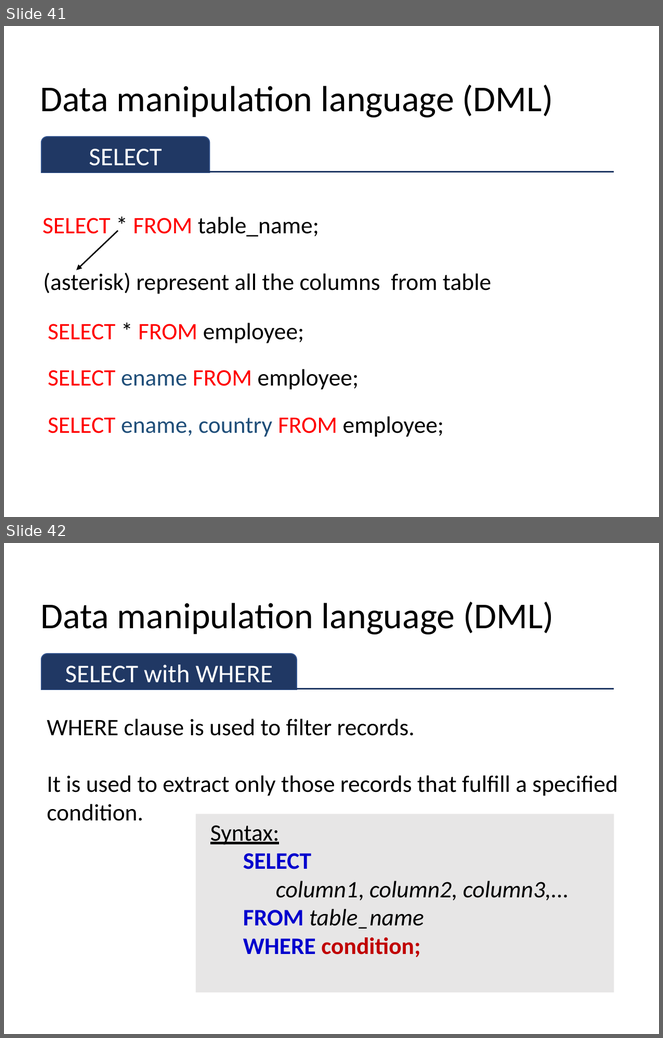
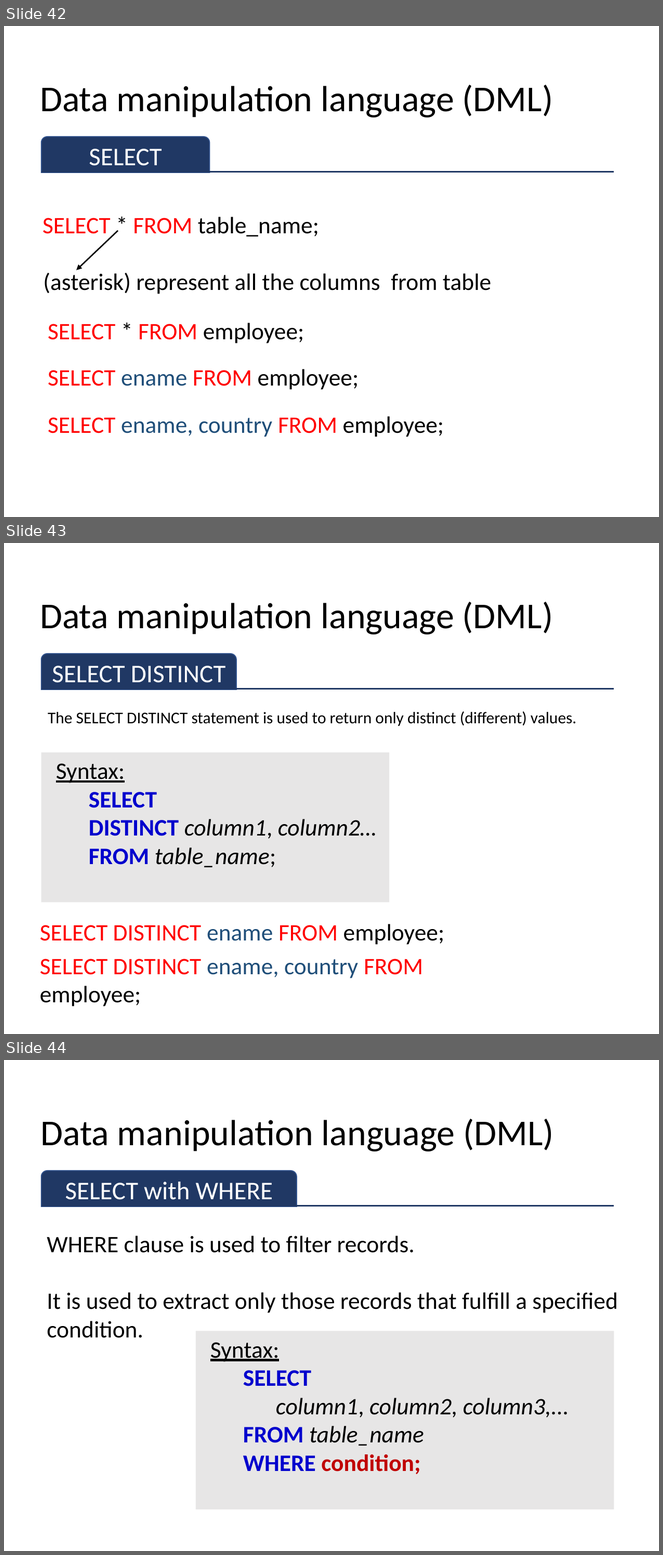
Before and after one commit to sitmbadept/sitmbadept.github.io, a slide deck: 2023/UNIT_2/WIP/UNIT-2-PART-1.pptx. Shown one above the other, each under a label of ours: slides 41 and 42 before the commit, slides 42, 43 and 44 after it. The pictures are 663x1038 and 663x1555 pixels, drawn with LibreOffice and Linux fonts; fonts in the diff are those of the drawing. Boxes give left, top, right and bottom in pixels: in the first picture for what was removed or moved away, otherwise in the second. Text is boxed around its words. In the diff, an @@ line names an element or a change of style, - is before the commit and + after.

```diff
--- a/2023/UNIT_2/WIP/UNIT-2-PART-1.pptx
+++ b/2023/UNIT_2/WIP/UNIT-2-PART-1.pptx
@@ slide 43 added at (4,543,659,1034), background #FFFFFF @@
@@ title added at (40,602,554,635), 40 pt, text #000000 @@
+Data manipulation language (DML)
@@ round same rect added at (41,654,236,690), fill #203864, outline #325491 1 pt, 28 pt, text #FFFFFF @@
+SELECT DISTINCT
@@ line added from (41, 689) to (614, 689), #203864 1.5 pt @@
@@ text added at (48,711,577,726), 18 pt, text #000000 @@
+The SELECT DISTINCT statement is used to return only distinct (different) values.
@@ rectangle added at (41,753,389,903), fill #E7E6E6, 26 pt, text #000000 @@
+Syntax:
+SELECT
+DISTINCT column1, column2…
+FROM table_name;
@@ text added at (40,924,444,945), 26 pt, text #FF0000 @@
+SELECT DISTINCT ename FROM employee;
@@ text added at (40,959,423,1007), 26 pt, text #FF0000 @@
+SELECT DISTINCT ename, country FROM employee;
@@ what was slide 41 is now slide 42 @@
@@ what was slide 42 is now slide 44 @@
```
Also in this commit, not shown: 3 slides changed, 39 other slides added.
